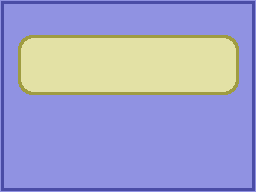
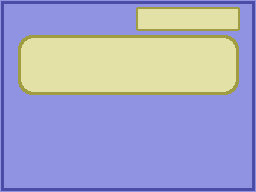
Revision of a layered w=256, h=192 image; what changed, layer by layer:
added layer "Capa nueva#1" above "Capa nueva" over <box>136,7,240,31</box>
